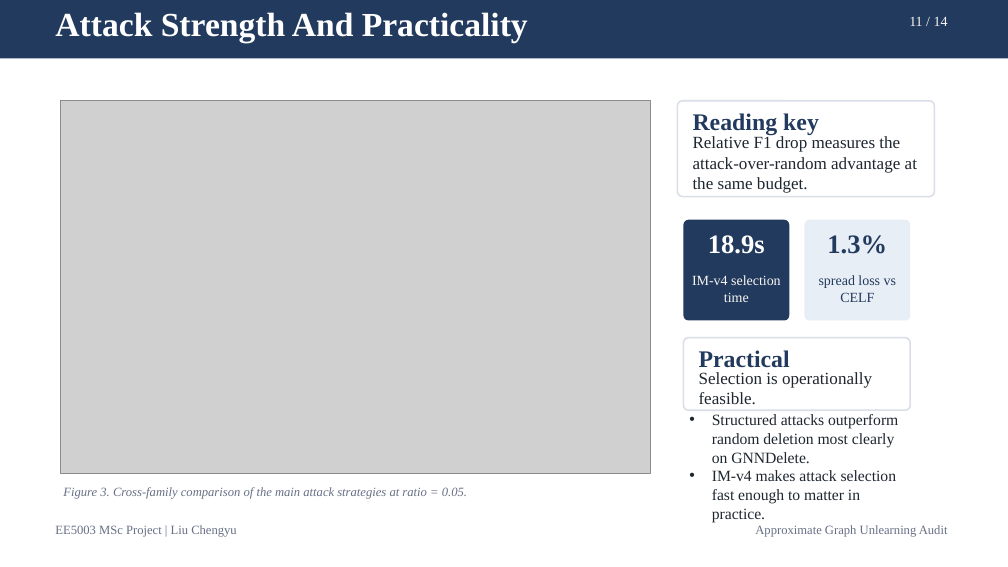
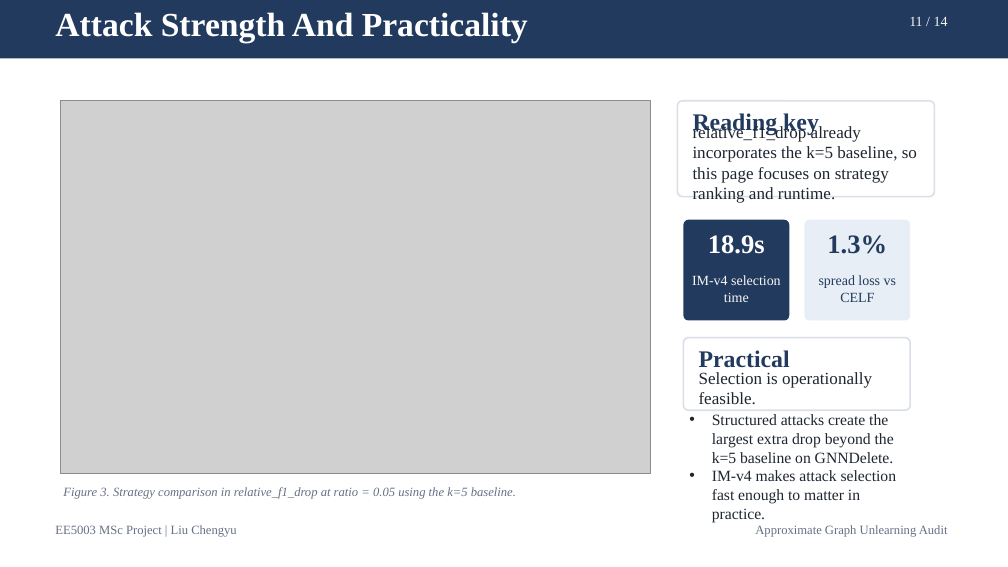
Before and after one commit to lelelelelelelelelelelelele/OpenGU, a slide deck: slide 11 of GULib-master/report/0417_5003report/ppt/out-test/final_15min_defense.pptx. Drawn at 1008x567 pixels with LibreOffice and Linux fonts; fonts in the diff are those of the drawing; grey boxes stand for pictures. Boxes give left, top, right and bottom in pixels: in the first picture for what was removed or moved away, otherwise in the second. Text is boxed around its words. In the diff, an @@ line names an element or a change of style, - is before the commit and + after.

```diff
--- a/GULib-master/report/0417_5003report/ppt/out-test/final_15min_defense.pptx
+++ b/GULib-master/report/0417_5003report/ppt/out-test/final_15min_defense.pptx
@@ text at (693,124,917,203): text changed @@
-Relative F1 drop measures the attack-over-random advantage at the same budget.
+relative_f1_drop already incorporates the k=5 baseline, so this page focuses on strategy ranking and runtime.
@@ text at (712,414,894,463): text changed @@
-• Structured attacks outperform random deletion most clearly on GNNDelete.
+• Structured attacks create the largest extra drop beyond the k=5 baseline on GNNDelete.
@@ text at (63,487,516,499): text changed @@
-Figure 3. Cross-family comparison of the main attack strategies at ratio = 0.05.
+Figure 3. Strategy comparison in relative_f1_drop at ratio = 0.05 using the k=5 baseline.
```
Also in this commit, not shown: 3 other slides changed, 2 slides added, 2 slides removed, 8 other files.
